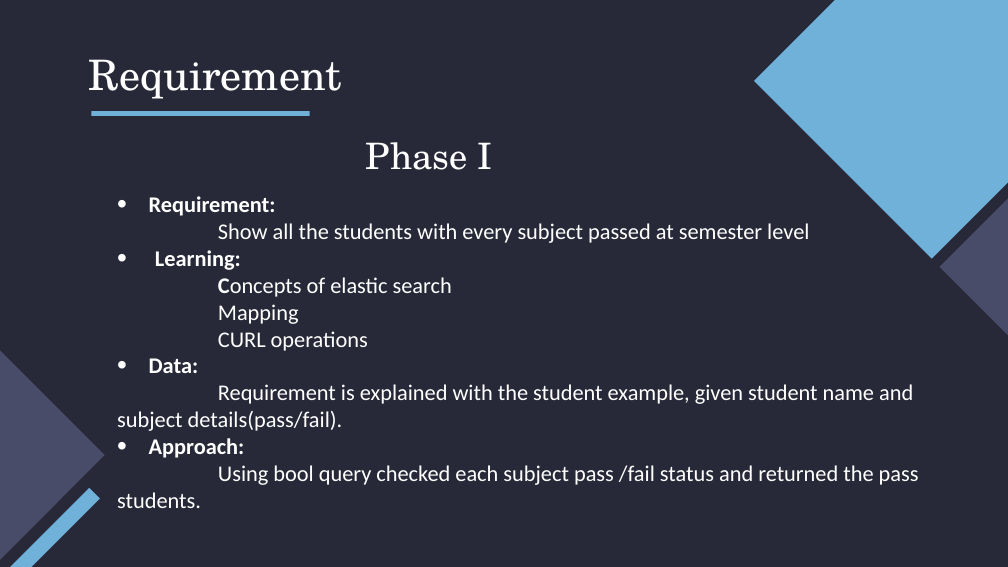
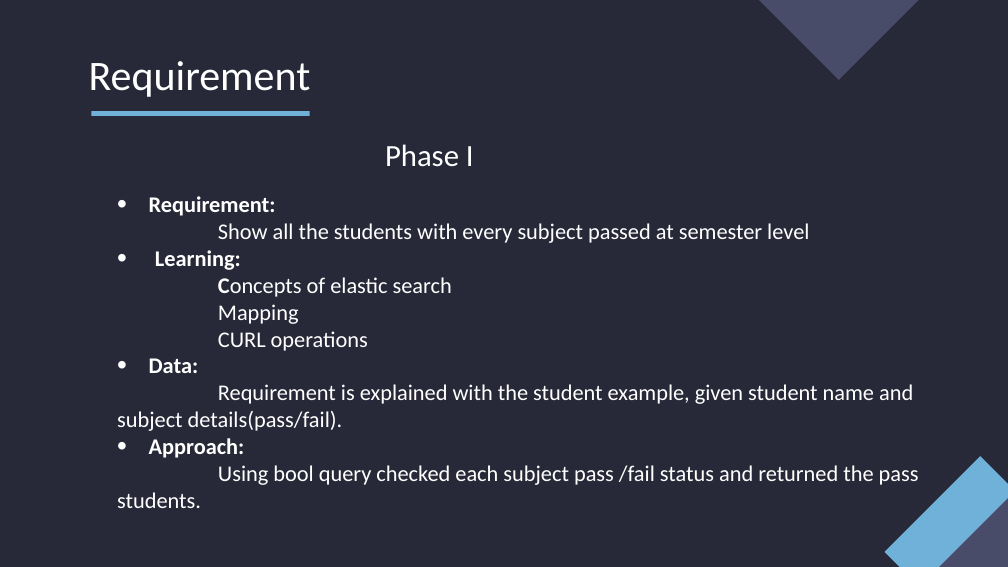
Before and after one commit to mehar-srinivas-chowdari/git-learning, a slide deck: slide 5 of Internship.pptx. Drawn at 1008x567 pixels with LibreOffice and Linux fonts; fonts in the diff are those of the drawing. Boxes give left, top, right and bottom in pixels: in the first picture for what was removed or moved away, otherwise in the second. Text is boxed around its words. In the diff, an @@ line names an element or a change of style, - is before the commit and + after.

```diff
--- a/Internship.pptx
+++ b/Internship.pptx
@@ rectangle: place and size @@
-rectangle at [940, 89, 1008, 444]
+rectangle at [661, 0, 1008, 79]
@@ rectangle removed at [754, 0, 1008, 259] @@
@@ title "Requirement" at [89, 61, 311, 97]: font TeX Gyre Schola to Calibri @@
@@ subtitle "Phase I" at [385, 144, 474, 167]: size 26 to 22 pt, font TeX Gyre Schola to Calibri @@
@@ rectangle removed at [0, 278, 104, 567] @@
@@ rectangle added at [885, 456, 1008, 567], fill #70B1DA @@
@@ rectangle removed at [0, 488, 100, 567] @@
@@ rectangle added at [915, 486, 1008, 567], fill #484C68 @@
```
Also in this commit, not shown: 15 other slides changed.
